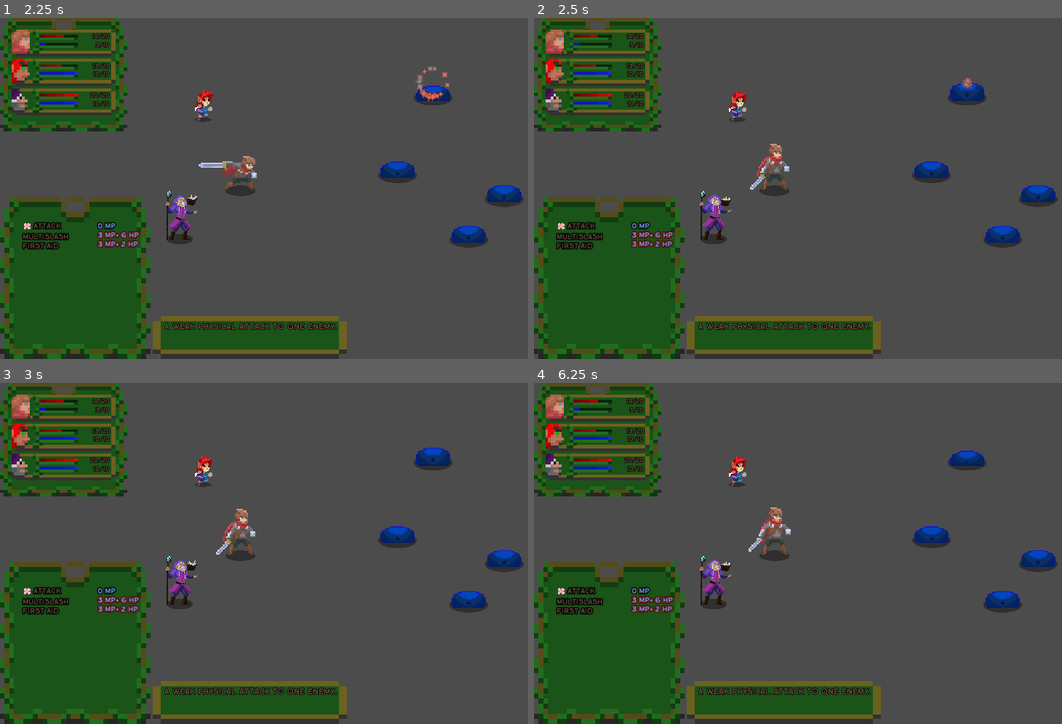
Above: before the commit, frames 1-4 (two rows, left to right).
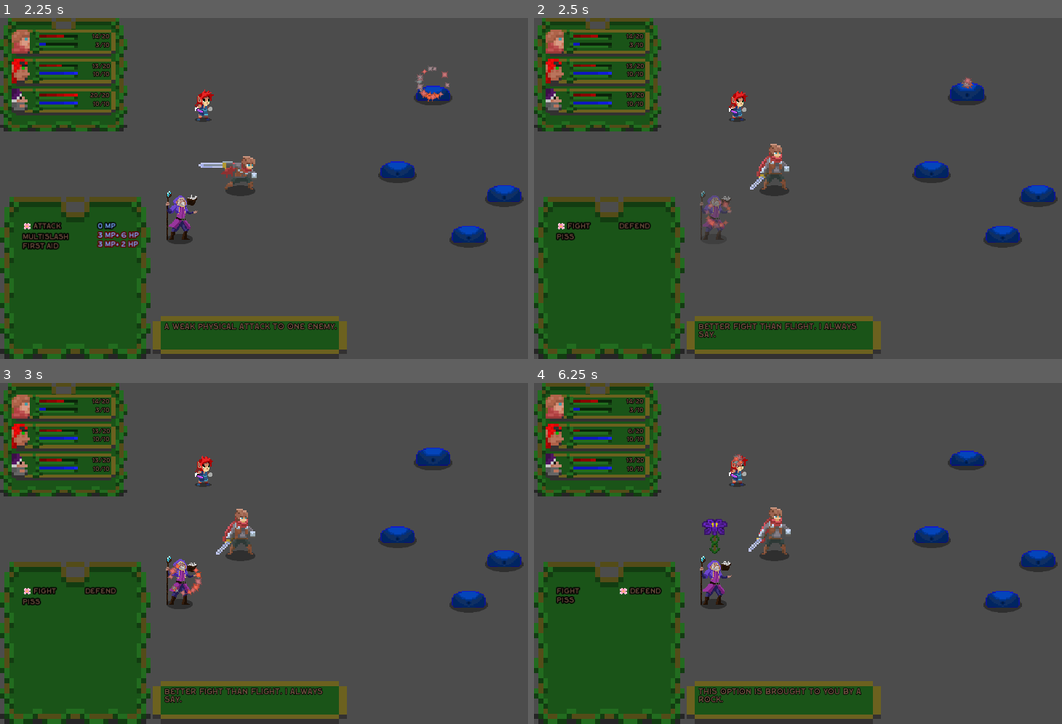
Above: after the commit, the same moments.

Repository: Vodyanik-monkas/Turn-Based-Prototype
Game: Godot game, scene res://Main.tscn
The game is run twice, just before and just after one commit, with the same random seed, the same clock (stepped at 60 frames per second) and the same inputs. The project has no main scene, so this scene is started directly.
Inputs:
- Up to frame 1 (2.25 s): tap Enter (ui_accept) at 0.5, 0.77, 1.52 s; hold Right (ui_right) 0.53-1.28 s; hold Down (ui_down) 1.28-2.03 s; hold Right (ui_right) from 2.03 s (still down)
- Up to frame 2 (2.5 s): keep holding Right (ui_right)
- Up to frame 3 (3 s): release Right (ui_right) at 2.78 s; hold Up (ui_up) from 2.78 s (still down)
- Up to frame 4 (6.25 s): tap Enter (ui_accept) at 3.02, 3.77, 4.52, 6.02 s; release Up (ui_up) at 3.53 s; hold Left (ui_left) 3.53-5.03 s; hold Down (ui_down) 5.03-5.78 s; hold Right (ui_right) from 5.78 s (still down)

Frame 1 is identical in both runs. In frame 2, 1.8% of the frame differs, in the area x 4-64%, y 21-94%; in frame 3, 1.7%; in frame 4, 2.1%, in the area x 4-64%, y 13-94%.

Commit message:
Added enemy turn

Diff:
--- a/Actors/ActorGroups/ActorGroup.tscn
+++ b/Actors/ActorGroups/ActorGroup.tscn
@@ -1,6 +1,7 @@
 [gd_scene load_steps=2 format=2]
 
-[ext_resource path="res://ActorGroup.gd" type="Script" id=1]
+[ext_resource path="res://Actors/ActorGroups/ActorGroup.gd" type="Script" id=1]
+
 
 [node name="ActorGroup" type="Node"]
 script = ExtResource( 1 )
--- a/Actors/ActorGroups/Enemy/Enemy.gd
+++ b/Actors/ActorGroups/Enemy/Enemy.gd
@@ -2,12 +2,17 @@
 
 func _ready():
 	set_party_positions(1)
+	set_active_character_to_character_with_most_aggro()
 
 func change_aggro(character: int, amount: float) -> void:
 	$Party.get_child(character).change_aggro(amount)
-	update_active_character()
 
-func update_active_character():
+func set_active_character_to_character_with_most_aggro() -> void:
 	for child in $Party.get_children():
 		if child.aggro > $Party.get_child(active_character).aggro:
 			active_character = child.get_index()
+
+func start_turn() -> Dictionary:
+	set_active_character_to_character_with_most_aggro()
+	var skill: Dictionary = $Party.get_child(active_character).use_what_skill()
+	return skill
--- a/Actors/ActorGroups/Enemy/Enemy.tscn
+++ b/Actors/ActorGroups/Enemy/Enemy.tscn
@@ -11,7 +11,6 @@
 [node name="Party" type="YSort" parent="."]
 
 [node name="Slime" parent="Party" instance=ExtResource( 1 )]
-aggro_multiplier = 2.0
 
 [node name="Slime2" parent="Party" instance=ExtResource( 1 )]
 
--- a/Actors/ActorGroups/Player/Player.gd
+++ b/Actors/ActorGroups/Player/Player.gd
@@ -11,3 +11,8 @@
 
 func _ready():
 	set_party_positions(-1)
+
+func next_character() -> void:
+	active_character += 1
+	if active_character > $Party.get_child_count() - 1:
+		active_character = 0
--- a/Actors/Enemies/Slime/Slime.gd
+++ b/Actors/Enemies/Slime/Slime.gd
@@ -5,7 +5,7 @@
 var boons = []
 var debuffs = []
 
-var aggro: float = 0
+export(float) var aggro = 0
 export(float, 0.5, 2, 0.1) var aggro_multiplier = 1
 
 enum State {
@@ -19,14 +19,15 @@
 func change_aggro(amount: float) -> void:
 	aggro += amount
 
-func take_action():
+func use_what_skill() -> Dictionary:
 	match current_state:
 		State.HEALTHY:
-			use_skill($Skills.skills["pound"])
+			return $Skills.skills["pound"]
 		State.INJURED:
 			print("injured")
+			return {}
 		State.BLOODIED:
 			print("Bloodied")
-
-func use_skill(skill: Dictionary):
-	print(skill)
+			return {}
+		_:
+			return {}
--- a/Actors/Enemies/Slime/Slime.tscn
+++ b/Actors/Enemies/Slime/Slime.tscn
@@ -36,8 +36,8 @@
 [node name="Stats" parent="." index="0"]
 max_health = 10
 current_health = 10
-strength = 3
-magic = 6
+strength = 6
+magic = 3
 
 [node name="Skills" parent="." index="1"]
 script = ExtResource( 4 )
--- a/Actors/PlayerActors/Noble/Noble.tscn
+++ b/Actors/PlayerActors/Noble/Noble.tscn
@@ -27,14 +27,14 @@
 "name": "idle",
 "speed": 7.0
 }, {
+"frames": [ ExtResource( 13 ), ExtResource( 15 ), ExtResource( 14 ) ],
+"loop": true,
+"name": "heal",
+"speed": 8.0
+}, {
 "frames": [ ExtResource( 9 ), ExtResource( 11 ), ExtResource( 8 ), ExtResource( 12 ), ExtResource( 4 ), ExtResource( 10 ), SubResource( 1 ) ],
 "loop": true,
 "name": "attack",
-"speed": 8.0
-}, {
-"frames": [ ExtResource( 13 ), ExtResource( 15 ), ExtResource( 14 ) ],
-"loop": true,
-"name": "heal",
 "speed": 8.0
 } ]
 
--- a/Actors/PlayerActors/Noble/NobleSkills.gd
+++ b/Actors/PlayerActors/Noble/NobleSkills.gd
@@ -77,7 +77,7 @@
 		"particle_fx": "heal",
 		"scope": "single",
 		"target": "Player",
-		"tooltip": "Weak heal to self.",
+		"tooltip": "Weak heal to single teammate.",
 		"type": "heal"
 	}
 }
--- a/Main.gd
+++ b/Main.gd
@@ -21,6 +21,19 @@
 	if skill["target"] == "Enemy":
 		increment = increment * -1
 	get_node(skill["target"]).target(skill["scope"], increment)
+
+func _on_StateMachine_enemy_turn() -> void:
+	$Player.next_character()
+	var skill: Dictionary = $Enemy.start_turn()
+
+	var target: Node = get_node(skill["target"])
+
+	target.current_targets.clear()
+	target.current_targets.append(randi() % target.get_node("Party").get_child_count())
+
+	_on_StateMachine_use_skill("Enemy", skill)
+
+	$StateMachine.change_to("OptionMenu")
 
 func _on_StateMachine_move_cursor(direction: Vector2) -> void:
 	$HUD.move_cursor(direction.x, direction.y)
--- a/Main.tscn
+++ b/Main.tscn
@@ -20,6 +20,7 @@
 [connection signal="health_changed" from="Player" to="." method="_on_Player_health_changed"]
 [connection signal="mana_changed" from="Player" to="." method="_on_Player_mana_changed"]
 [connection signal="change_target" from="StateMachine" to="." method="_on_StateMachine_change_target"]
+[connection signal="enemy_turn" from="StateMachine" to="." method="_on_StateMachine_enemy_turn"]
 [connection signal="move_cursor" from="StateMachine" to="." method="_on_StateMachine_move_cursor"]
 [connection signal="new_menu" from="StateMachine" to="." method="_on_StateMachine_new_menu"]
 [connection signal="option_selected" from="StateMachine" to="." method="_on_StateMachine_option_selected"]
--- a/StateMachine/MainStateMachine/MainFSM.gd
+++ b/StateMachine/MainStateMachine/MainFSM.gd
@@ -1,6 +1,7 @@
 extends StateMachine
 
 signal change_target
+signal enemy_turn
 signal move_cursor
 signal new_menu
 signal option_selected
@@ -9,6 +10,9 @@
 
 func _on_CommitAction_use_skill(node_name: String) -> void:
 	emit_signal("use_skill", node_name)
+
+func _on_EnemyTurn_enemy_turn():
+	emit_signal("enemy_turn")
 
 func _on_Menu_State_move_cursor(direction: Vector2) -> void:
 	emit_signal("move_cursor", direction)
--- a/StateMachine/MainStateMachine/MainFSM.tscn
+++ b/StateMachine/MainStateMachine/MainFSM.tscn
@@ -41,3 +41,4 @@
 [connection signal="change_target" from="SelectTarget" to="." method="_on_SelectTarget_change_target"]
 [connection signal="unselect_all" from="SelectTarget" to="." method="_on_SelectTarget_unselect_all"]
 [connection signal="use_skill" from="CommitAction" to="." method="_on_CommitAction_use_skill"]
+[connection signal="enemy_turn" from="EnemyTurn" to="." method="_on_EnemyTurn_enemy_turn"]
--- a/UI/UIfsm/NextTurn.gd
+++ b/UI/UIfsm/NextTurn.gd
@@ -1,9 +1,11 @@
 extends Node
+
+signal enemy_turn
 
 var fsm: StateMachine
 
 func enter():
-	print("Hello from EnemyTurn")
+	emit_signal("enemy_turn")
 
 func exit(next_state):
 	fsm.change_to(next_state)
--- a/project.godot
+++ b/project.godot
@@ -17,7 +17,7 @@
 "base": "Node",
 "class": "ActorGroup",
 "language": "GDScript",
-"path": "res://ActorGroup.gd"
+"path": "res://Actors/ActorGroups/ActorGroup.gd"
 }, {
 "base": "Node",
 "class": "StateMachine",
Renamed: ActorGroup.gd -> Actors/ActorGroups/ActorGroup.gd
